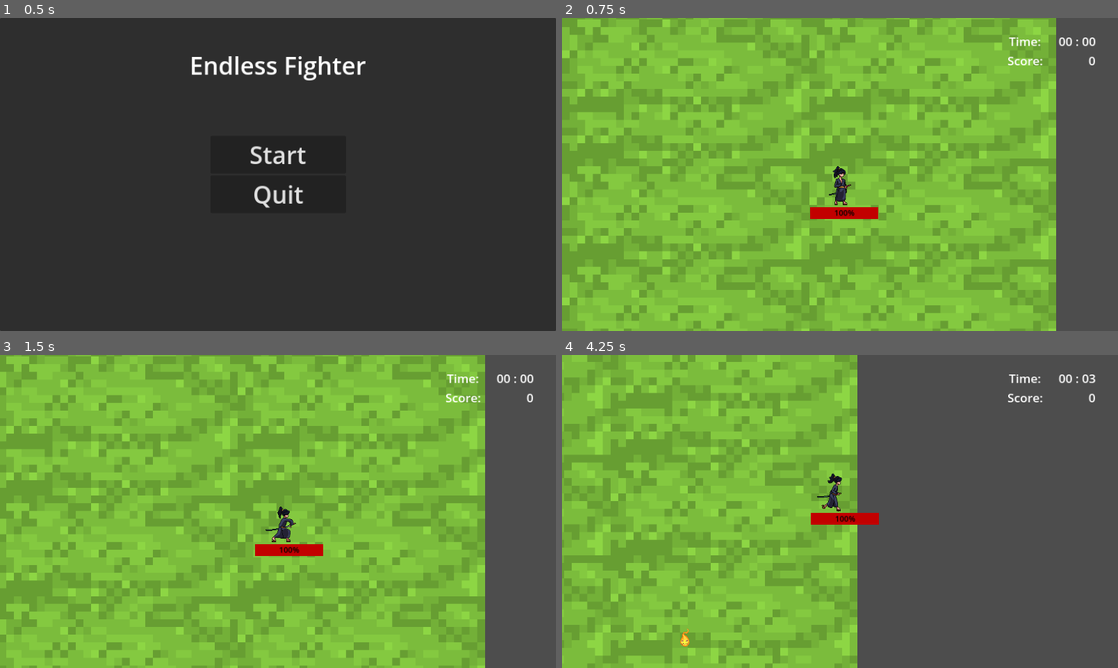
Above: before the commit, frames 1-4 (two rows, left to right).
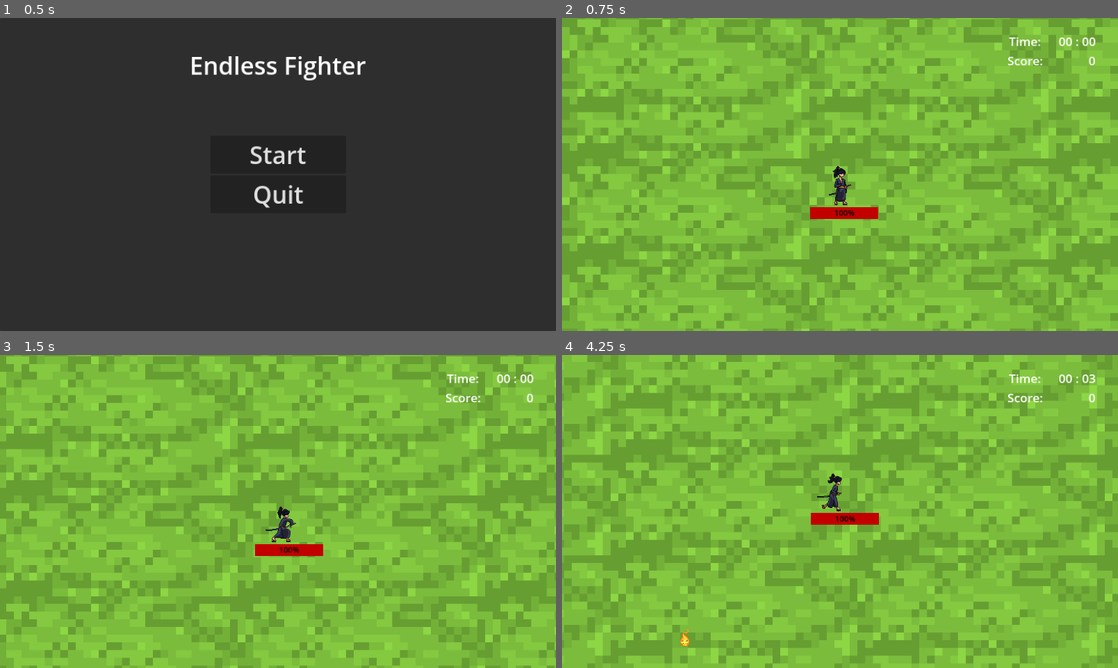
Above: after the commit, the same moments.

Repository: Maibo1608/Interaktive-Systeme
Game: Godot game, scene res://Scenes/main_menu.tscn
The game is run twice, just before and just after one commit, with the same random seed, the same clock (stepped at 60 frames per second) and the same inputs.
Inputs:
- Up to frame 1 (0.5 s): no input
- Up to frame 2 (0.75 s): click "Start" at 0.5 s
- Up to frame 3 (1.5 s): tap Enter at 1.25 s; hold D (right) from 1.28 s (still down); tap Space (attack) at 1.35 s
- Up to frame 4 (4.25 s): release D (right) at 2.03 s; hold S (down) 2.03-2.78 s; tap Space (attack) at 2.1, 2.85, 3.6 s; hold D (right) 2.78-3.53 s; hold W (up) from 3.53 s (still down)

Frame 1 is identical in both runs. In frame 2, 11% of the frame differs, in the area x 88-100%, y 0-100%; in frame 3, 13%; in frame 4, 47%, in the area x 53-100%, y 0-100%.

Commit message:
Infinite Background (Beta)

Diff:
--- a/Scenes/world.tscn
+++ b/Scenes/world.tscn
@@ -11,11 +11,26 @@
 [node name="ParallaxBackground" type="ParallaxBackground" parent="."]
 
 [node name="ParallaxLayer" type="ParallaxLayer" parent="ParallaxBackground"]
-motion_mirroring = Vector2(512, 512)
+motion_mirroring = Vector2(1024, 1024)
 
 [node name="Sprite2D" type="Sprite2D" parent="ParallaxBackground/ParallaxLayer"]
 texture = ExtResource("2_4nfn0")
 centered = false
+
+[node name="Sprite2D2" type="Sprite2D" parent="ParallaxBackground/ParallaxLayer"]
+texture = ExtResource("2_4nfn0")
+centered = false
+offset = Vector2(512, 0)
+
+[node name="Sprite2D4" type="Sprite2D" parent="ParallaxBackground/ParallaxLayer"]
+texture = ExtResource("2_4nfn0")
+centered = false
+offset = Vector2(512, 512)
+
+[node name="Sprite2D3" type="Sprite2D" parent="ParallaxBackground/ParallaxLayer"]
+texture = ExtResource("2_4nfn0")
+centered = false
+offset = Vector2(0, 512)
 
 [node name="HUD" parent="." instance=ExtResource("3_miq2v")]
 
